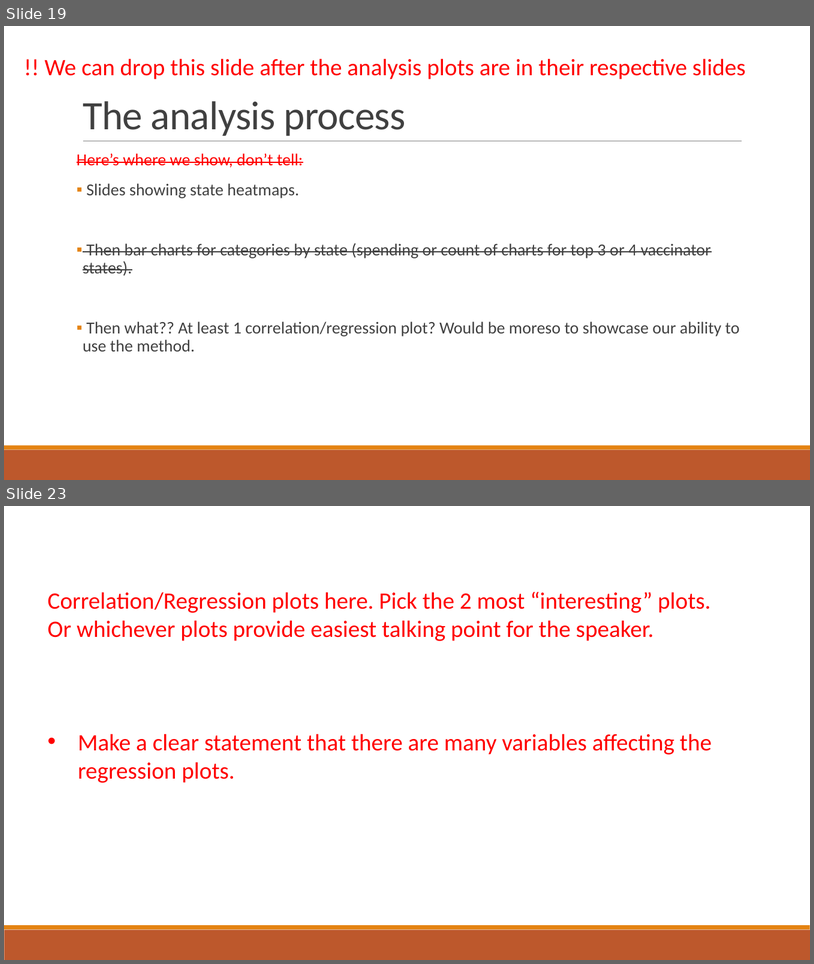
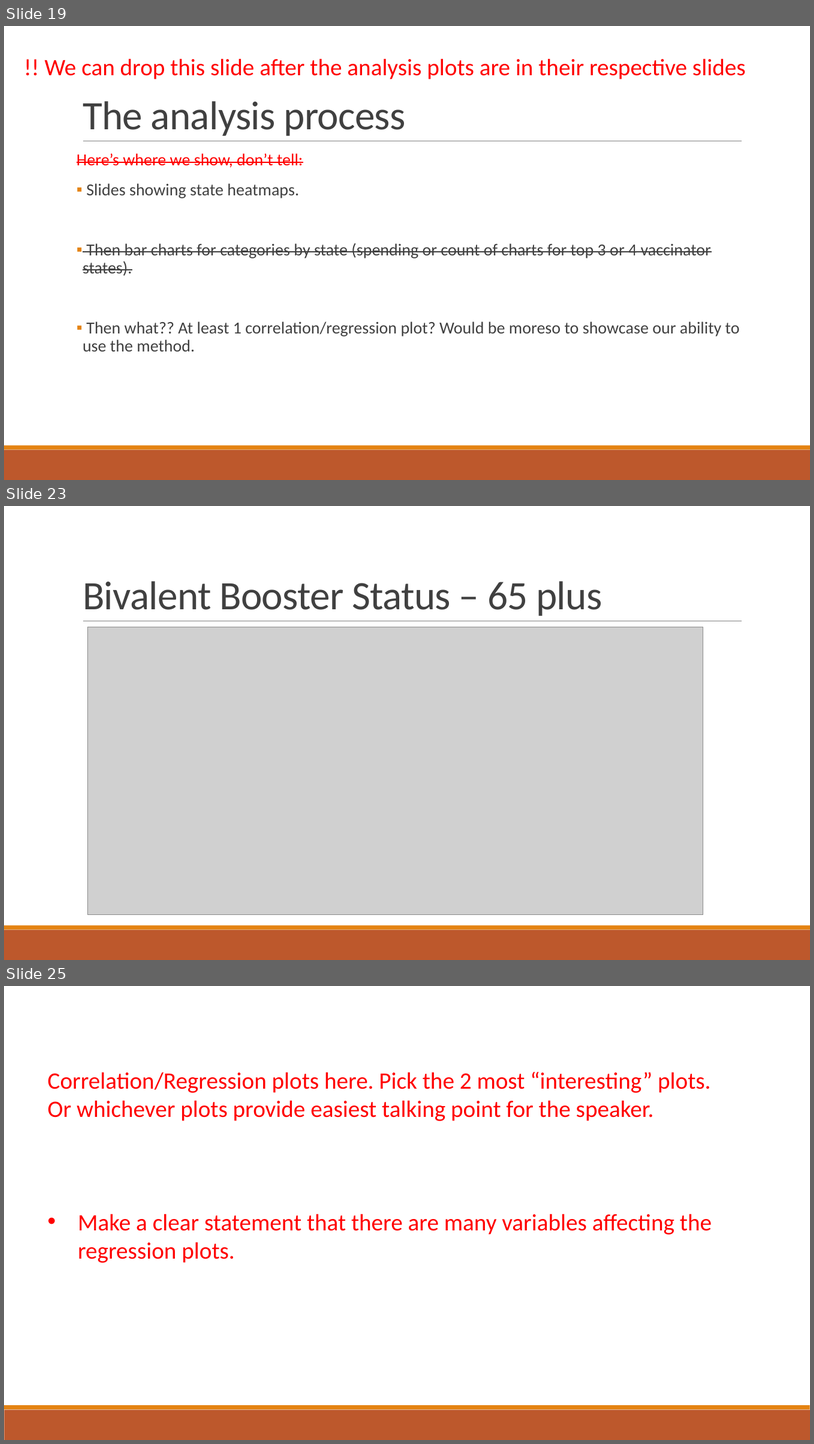
Before and after one commit to Evdawg/Project_1_Covid_Data, a slide deck: Project notes.pptx. Shown one above the other, each under a label of ours: slides 19 and 23 before the commit, slides 19, 23 and 25 after it; the slides between them are not shown. The pictures are 814x964 and 814x1444 pixels, drawn with LibreOffice and Linux fonts; fonts in the diff are those of the drawing; grey boxes stand for pictures. Boxes give left, top, right and bottom in pixels: in the first picture for what was removed or moved away, otherwise in the second. Text is boxed around its words. In the diff, an @@ line names an element or a change of style, - is before the commit and + after.

```diff
--- a/Project notes.pptx
+++ b/Project notes.pptx
@@ slide 23 added at [4, 506, 810, 960], background #FFFFFF; not listed: 3 template elements that a slide beside it also shows @@
@@ title added at [83, 581, 602, 616], 48 pt, text #404040 @@
+Bivalent Booster Status – 65 plus
@@ picture added at [87, 627, 704, 915] @@
@@ what was slide 23 is now slide 25 @@
```
Also in this commit, not shown: 4 other slides added, 3 slides removed.
